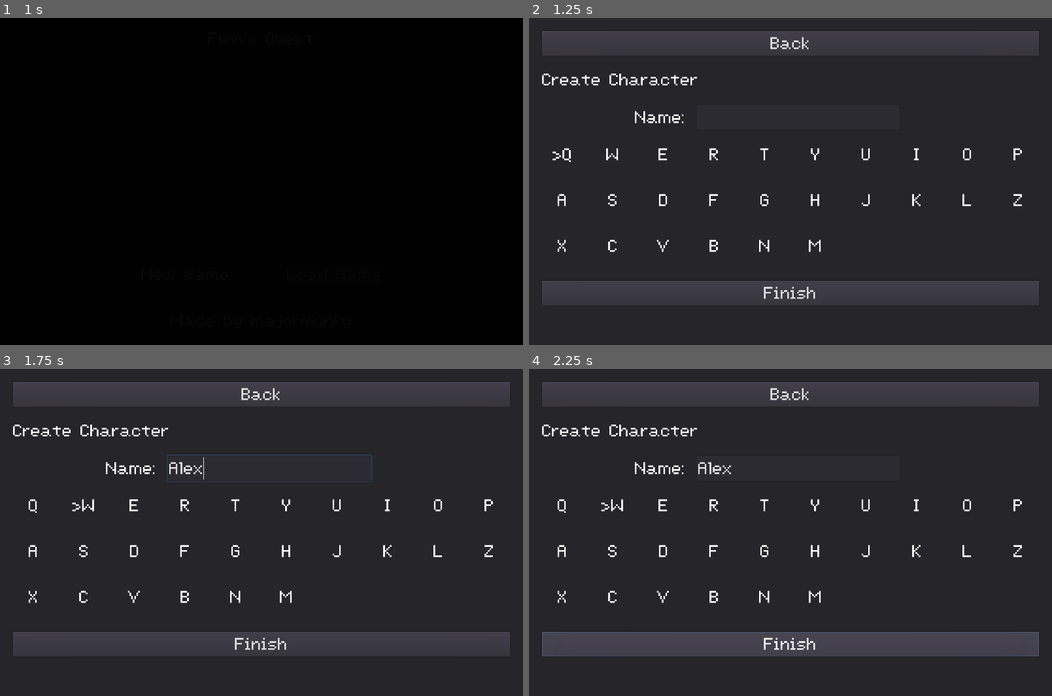
Above: before the commit, frames 1-4 (two rows, left to right).
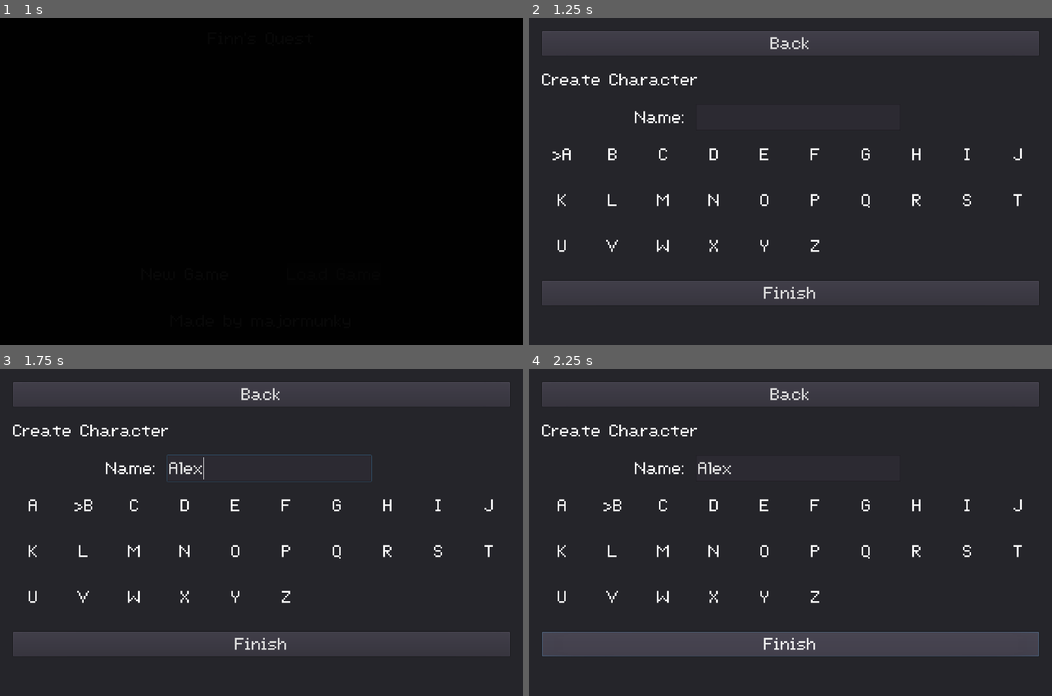
Above: after the commit, the same moments.

Repository: majormunky/MiniRPG
Game: Godot game, scene res://scenes/MainMenu.tscn
The game is run twice, just before and just after one commit, with the same random seed, the same clock (stepped at 60 frames per second) and the same inputs.
Inputs (mouse positions are in pixels of both pictures, inside the frame that each line leads up to):
- Up to frame 1 (1 s): tap Enter (ui_accept) at 0.5, 0.77 s; hold Right (ui_right) from 0.53 s (still down); hold F (inspect) from 0.53 s (still down)
- Up to frame 2 (1.25 s): keep holding Right (ui_right); keep holding F (inspect)
- Up to frame 3 (1.75 s): release Right (ui_right) at 1.25 s; release F (inspect) at 1.25 s; click (266, 467) at 1.27 s; type "Alex" at 1.35 s
- Up to frame 4 (2.25 s): click "Finish" at 2 s

Frame 1 is identical in both runs. In frame 2, 0.8% of the frame differs, in the area x 5-95%, y 39-72%; in frame 3, 0.8%; in frame 4, 0.8%.

Commit message:
Added lower case letters which we will use to setup a toggle between upper and lower case when creating a name

Diff:
--- a/scenes/InputLetters.gd
+++ b/scenes/InputLetters.gd
@@ -6,8 +6,9 @@
 
 func setup_letters():
 	var alphabet = "ABCDEFGHIJKLMNOPQRSTUVWXYZ"
+	var lower_alphabet = "abcdefghijklmnopqrstuvwxyz"
 	var query_alpha = "QWERTYUIOPASDFGHJKLZXCVBNM"
-	for letter in query_alpha:
+	for letter in alphabet:
 		var new_label = RichTextLabel.new()
 		new_label.bbcode_enabled = true
 		new_label.set_bbcode("[center]" + letter + "[/center]")
